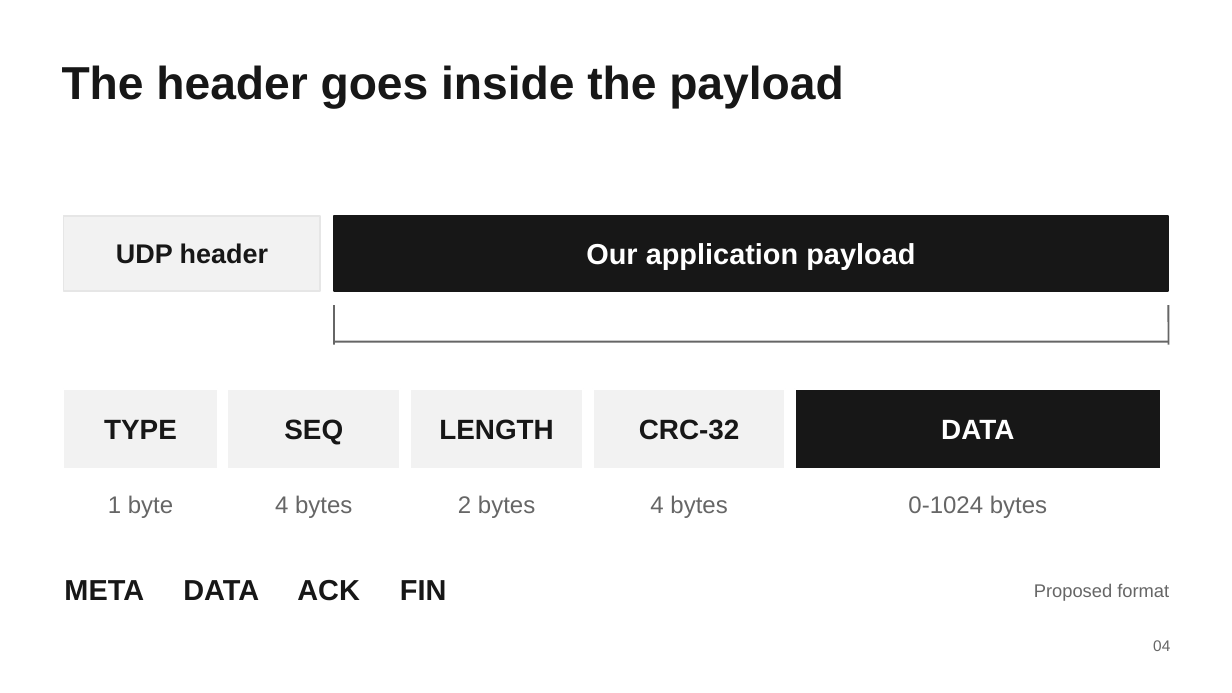
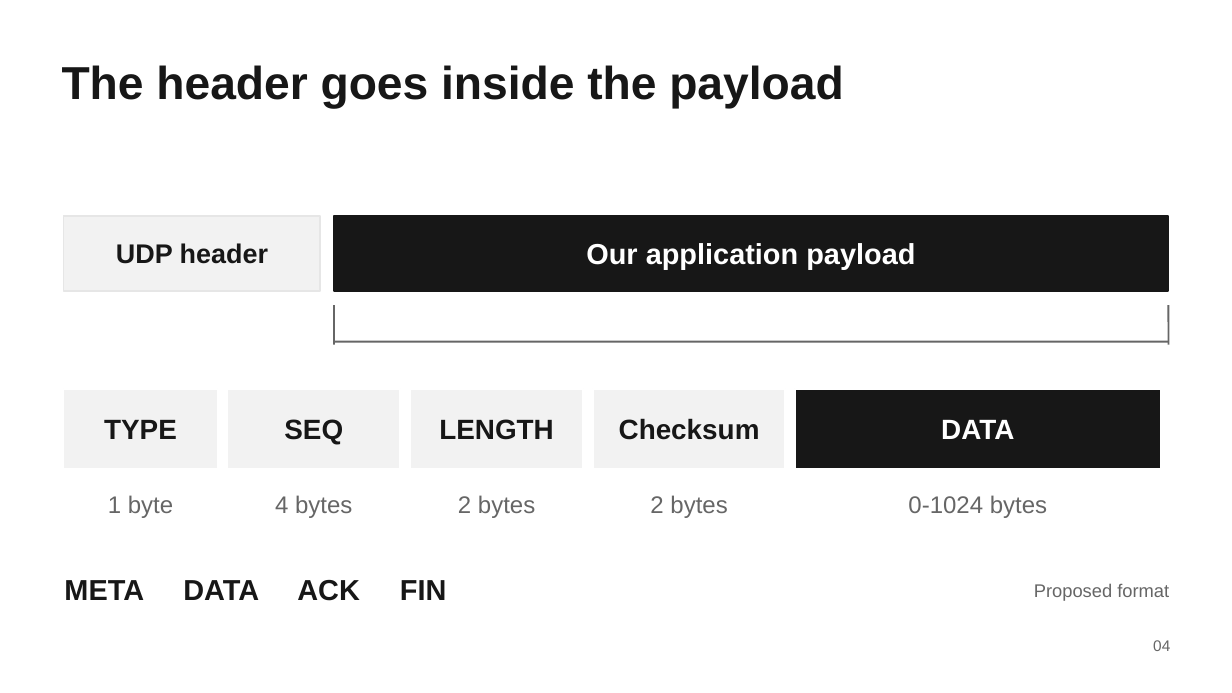
Before and after one commit to abuammer-051/Spl-1, a slide deck: slide 4 of resources/Reliable_UDP_File_Transfer.pptx. Drawn at 1232x693 pixels with LibreOffice and Linux fonts; fonts in the diff are those of the drawing. Boxes give left, top, right and bottom in pixels: in the first picture for what was removed or moved away, otherwise in the second. Text is boxed around its words. In the diff, an @@ line names an element or a change of style, - is before the commit and + after.

Commit message:
checksum

```diff
--- a/resources/Reliable_UDP_File_Transfer.pptx
+++ b/resources/Reliable_UDP_File_Transfer.pptx
@@ text in rectangle at (619, 418, 760, 440): text changed @@
-CRC-32
+Checksum
@@ text at (650, 495, 727, 518): text changed @@
-4 bytes
+2 bytes
```
Also in this commit, not shown: 2 other slides changed, 9 other files.
